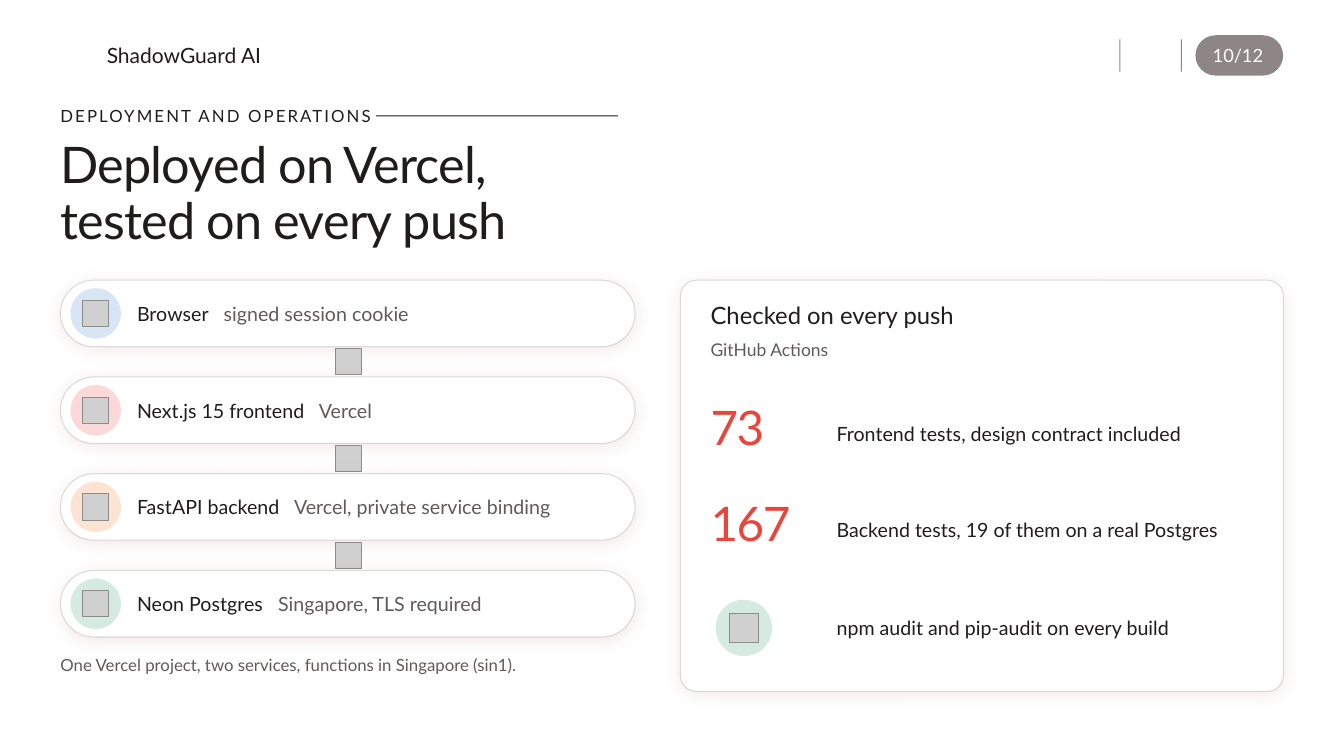
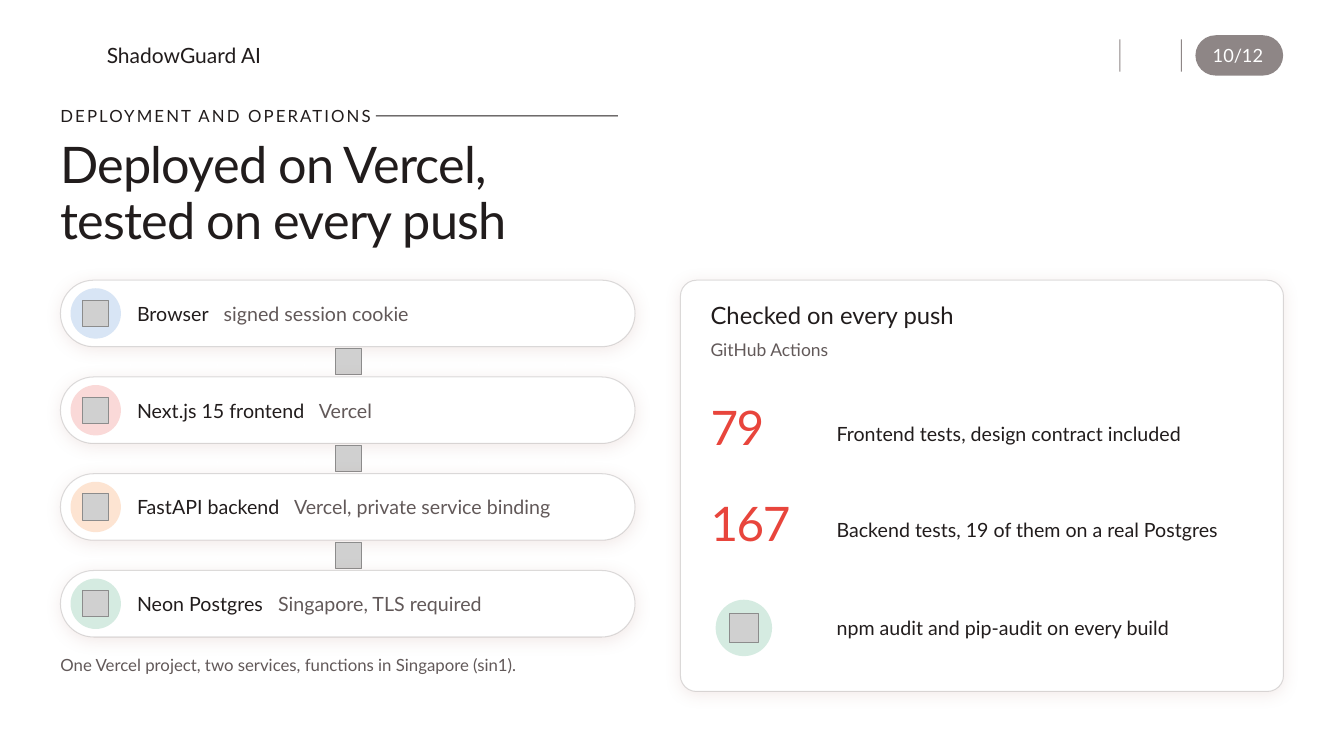
Before and after one commit to B0mb0cl4t5/shadowguard-ai, a slide deck: slide 10 of docs/ShadowGuard_Overview.pptx. Drawn at 1344x756 pixels with LibreOffice and Linux fonts; fonts in the diff are those of the drawing; grey boxes stand for pictures; background and template pictures are left out. Boxes give left, top, right and bottom in pixels: in the first picture for what was removed or moved away, otherwise in the second. Text is boxed around its words. In the diff, an @@ line names an element or a change of style, - is before the commit and + after.

```diff
--- a/docs/ShadowGuard_Overview.pptx
+++ b/docs/ShadowGuard_Overview.pptx
@@ text at (x1=711, y1=410, x2=765, y2=445): text changed @@
-73
+79
```
Also in this commit, not shown: 2 other slides changed, 15 other files.
